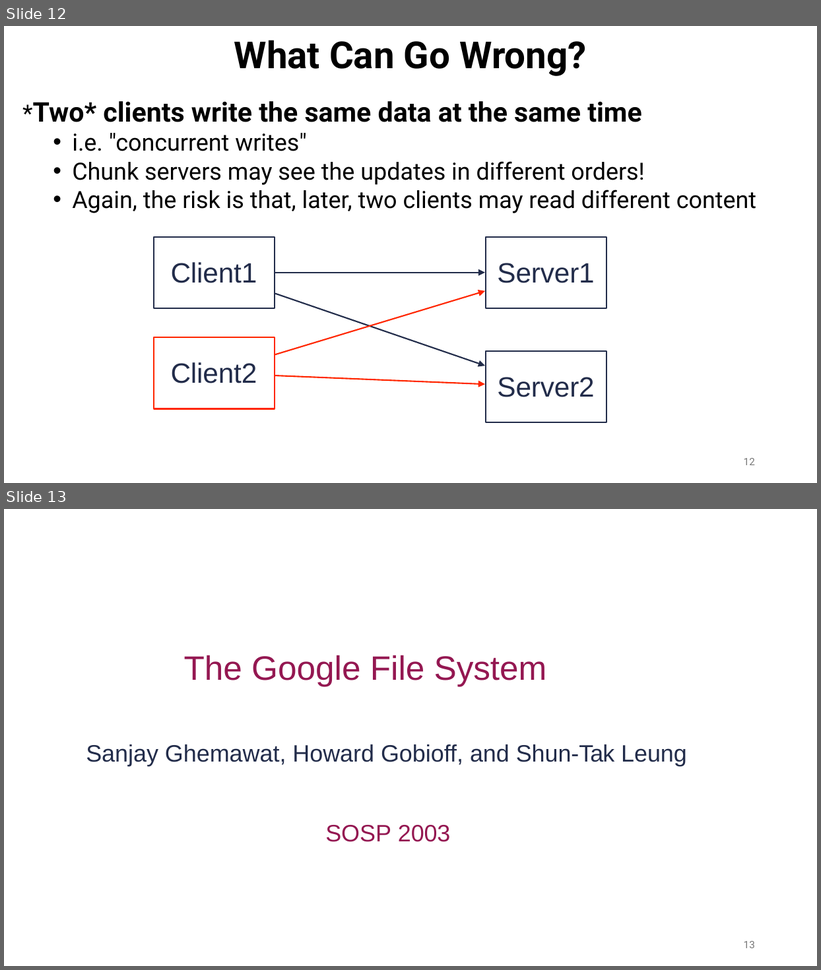
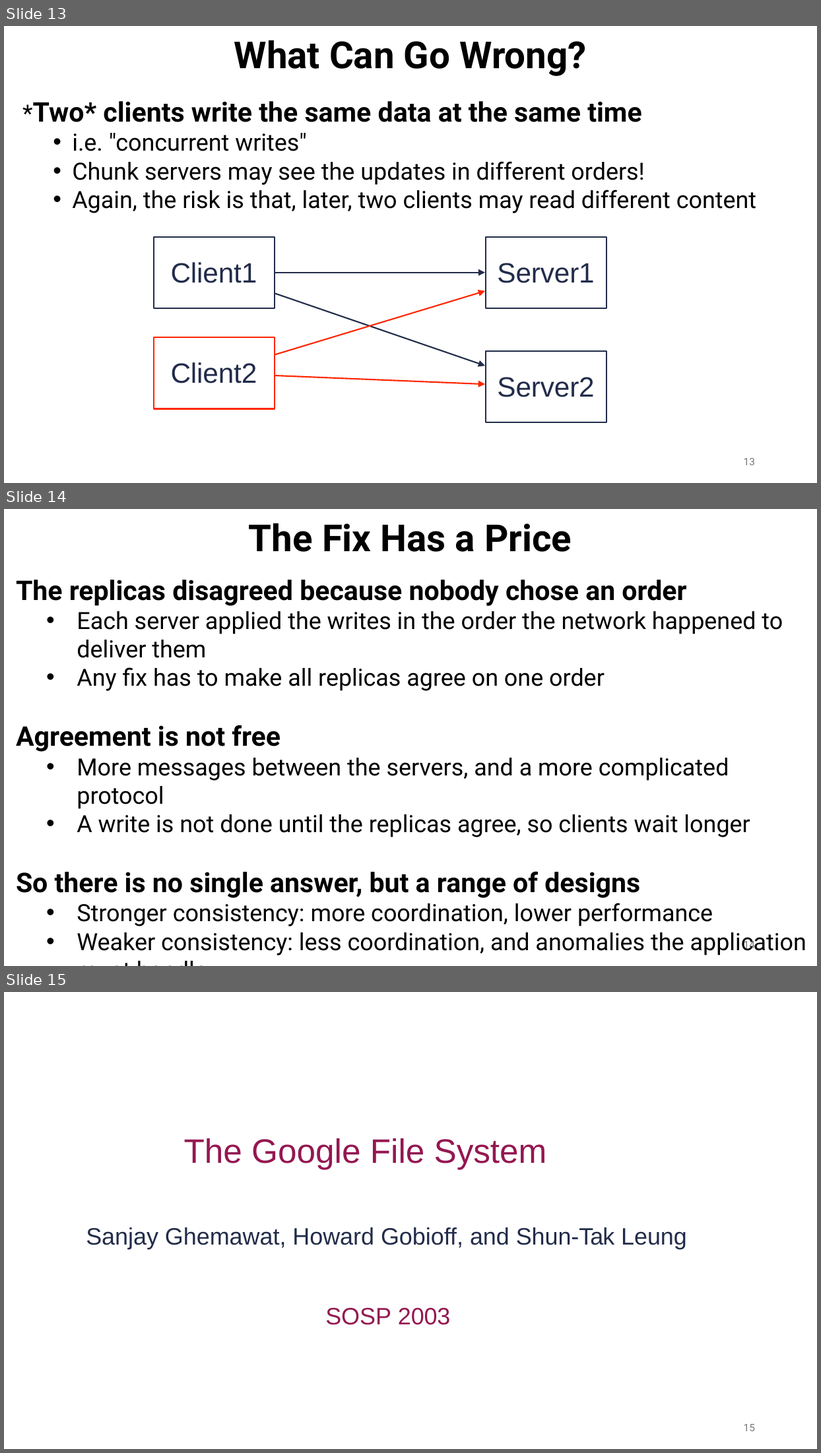
Before and after one commit to ec528/ec528.github.io, a slide deck: slides/fall26/4-gfs.pptx. Shown one above the other, each under a label of ours: slides 12 and 13 before the commit, slides 13, 14 and 15 after it. The pictures are 821x970 and 821x1453 pixels, drawn with LibreOffice and Linux fonts; fonts in the diff are those of the drawing. Boxes give left, top, right and bottom in pixels: in the first picture for what was removed or moved away, otherwise in the second. Text is boxed around its words. In the diff, an @@ line names an element or a change of style, - is before the commit and + after.

```diff
--- a/slides/fall26/4-gfs.pptx
+++ b/slides/fall26/4-gfs.pptx
@@ slide 14 added at (4,509,817,966), background #FFFFFF @@
@@ title added at (249,523,572,552), 44 pt, text #000000, bold @@
+The Fix Has a Price
@@ text added at (16,580,807,956), 28 pt, text #000000 @@
+The replicas disagreed because nobody chose an order
+• Each server applied the writes in the order the network happened to deliver them
+• Any fix has to make all replicas agree on one order
+Agreement is not free
+• More messages between the servers, and a more complicated protocol
+• A write is not done until the replicas agree, so clients wait longer
+So there is no single answer, but a range of designs
+• Stronger consistency: more coordination, lower performance
+• Weaker consistency: less coordination, and anomalies the application must handle
+GFS picks a point on this range: better than this design, deliberately not perfect
@@ page number added at (744,940,755,951), 12 pt, text #797979 @@
+14
@@ what was slide 12 is now slide 13 @@
@@ page number at (744,458,755,466): text changed @@
-12
+13
@@ what was slide 13 is now slide 15 @@
@@ page number at (744,1424,755,1432): text changed @@
-13
+15
```
Also in this commit, not shown: 1 slide changed, 1 other slide added.
